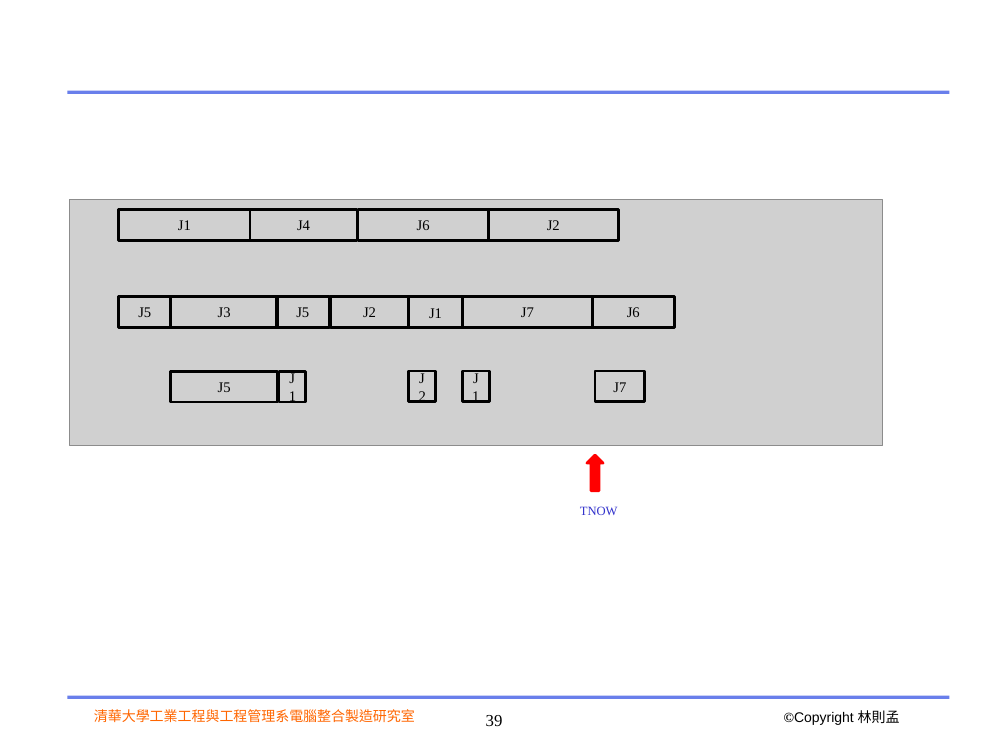
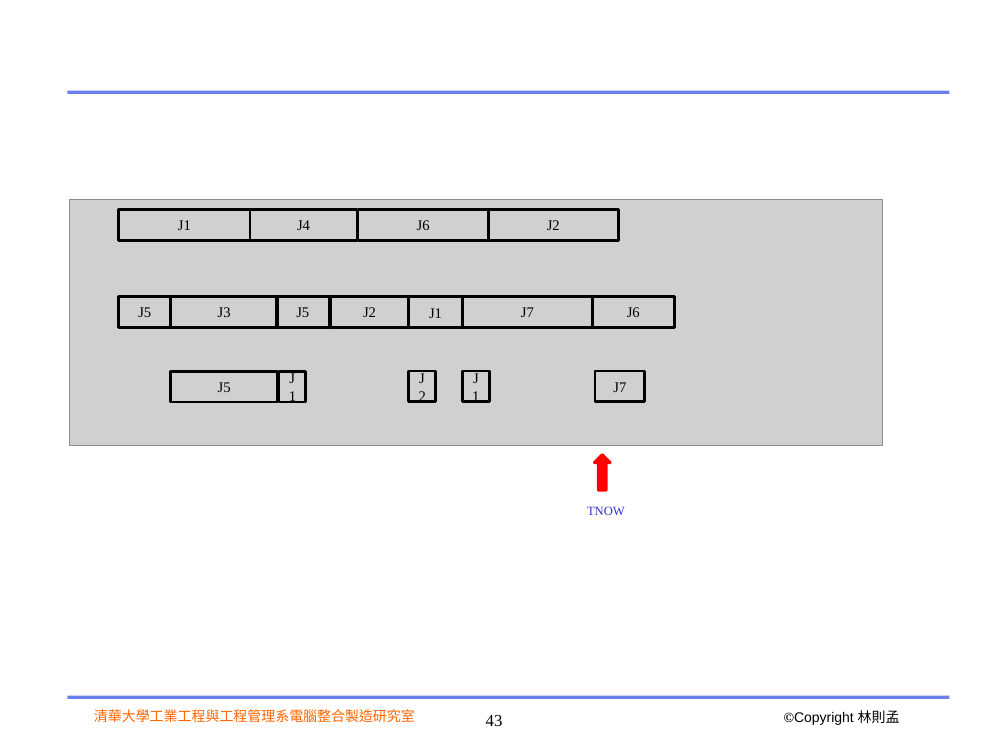
Before and after one commit to colinlee0924/ppc_ws, a slide deck: slide 43 of ppt/2020_DES_with_python.pptx (slide 39 before the commit). Drawn at 1008x756 pixels with LibreOffice and Linux fonts; fonts in the diff are those of the drawing; grey boxes stand for pictures; background and template pictures are left out. Boxes give left, top, right and bottom in pixels: in the first picture for what was removed or moved away, otherwise in the second. Text is boxed around its words. In the diff, an @@ line names an element or a change of style, - is before the commit and + after.

```diff
--- a/ppt/2020_DES_with_python.pptx
+++ b/ppt/2020_DES_with_python.pptx
@@ up arrow moved from (x1=587, y1=456, x2=603, y2=491) to (x1=595, y1=455, x2=611, y2=490) @@
@@ text "TNOW" moved from (x1=580, y1=506, x2=618, y2=515) to (x1=587, y1=506, x2=625, y2=515) @@
@@ page number at (x1=486, y1=715, x2=503, y2=726): text changed @@
-39
+43
```
Also in this commit, not shown: 3 other slides changed, 9 slides added, 6 slides removed, 4 other files.
